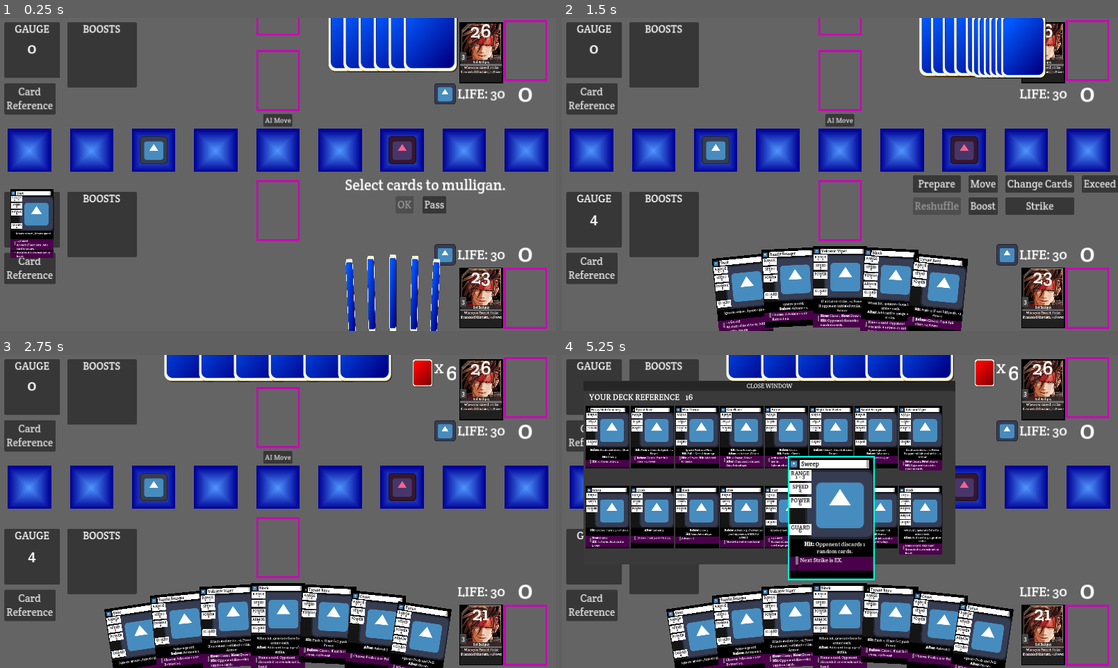
Above: before the commit, frames 1-4 (two rows, left to right).
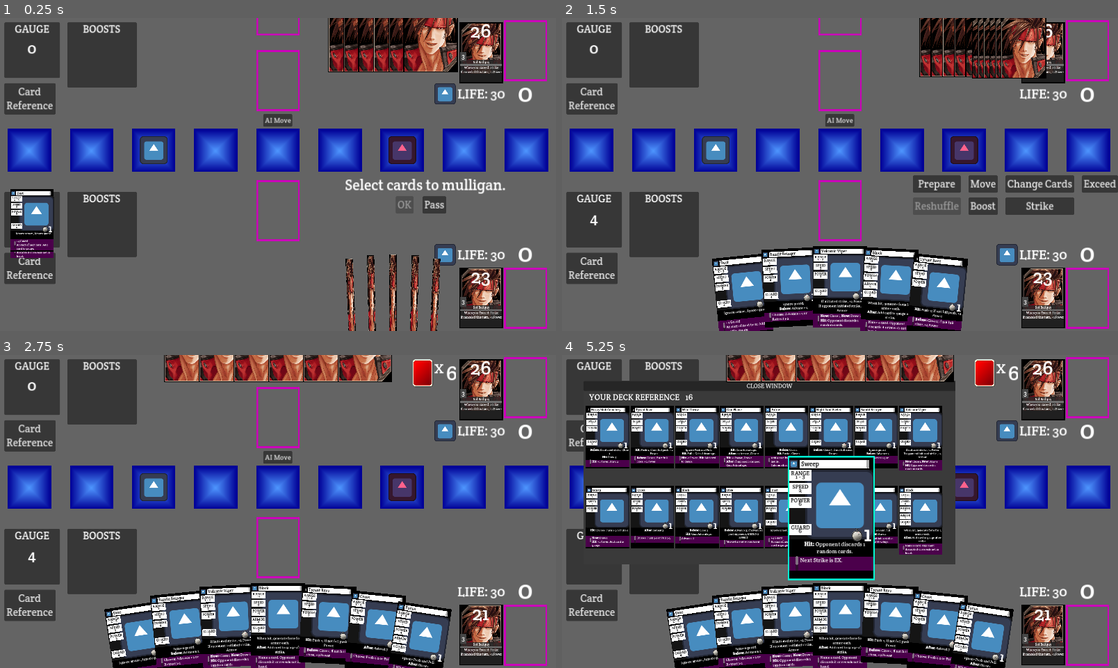
Above: after the commit, the same moments.

Repository: daniel-k-taylor/exceedgameclient
Game: Godot game, scene res://scenes/game/game.tscn
The game is run twice, just before and just after one commit, with the same random seed, the same clock (stepped at 60 frames per second) and the same inputs. The engine's default icon, where the game draws it, is replaced by a stand-in: a white triangle on a blue panel in a dark square.
Inputs (mouse positions are in pixels of both pictures, inside the frame that each line leads up to):
- Up to frame 1 (0.25 s): no input
- Up to frame 2 (1.5 s): click "AI Move" at 0.5 s; click "Pass" at 1.25 s
- Up to frame 3 (2.75 s): click "Prepare" at 2 s
- Up to frame 4 (5.25 s): click (1040, 636) at 2.77 s; click (1090, 636) at 3.52 s; click "Card Reference" at 4.25 s; click (840, 549) at 5.02 s

The runs differ from the first frame. In frame 1, 5.6% of the frame differs, in the area x 7-83%, y 0-100%; in frame 2, 4.4%; in frame 3, 3.7%; in frame 4, 3.9%.

Commit message:
Add card backs and cancel icon

Diff:
--- a/scenes/card/card_base.gd
+++ b/scenes/card/card_base.gd
@@ -10,6 +10,9 @@
 @onready var power_panel : StatPanel = $CardContainer/CardBox/AbiltiesImagePanel/StatsHBox/StatsColumn/PowerPanel
 @onready var armor_panel : StatPanel = $CardContainer/CardBox/AbiltiesImagePanel/StatsHBox/StatsColumn/ArmorPanel
 @onready var guard_panel : StatPanel = $CardContainer/CardBox/AbiltiesImagePanel/StatsHBox/StatsColumn/GuardPanel
+@onready var cancel_container = $CancelContainer
+@onready var cancel_cost_label = $CancelContainer/CancelCost
+@onready var card_back = $CardContainer/CardBack
 
 const DesiredCardSize = Vector2(125, 175)
 const ActualCardSize = Vector2(250,350)
@@ -57,6 +60,7 @@
 var focus_pos
 var focus_rot
 var focus_y_pos
+var cancel_visible_on_front
 
 var selected = false
 
@@ -74,12 +78,12 @@
 func flip_card_to_front(front):
 	if front:
 		$CardContainer/CardBack.visible = false
-		$CardContainer/Background.visible = true
 		$CardContainer/CardBox.visible = true
+		cancel_container.visible = cancel_visible_on_front
 	else:
 		$CardContainer/CardBack.visible = true
-		$CardContainer/Background.visible = false
 		$CardContainer/CardBox.visible = false
+		cancel_container.visible = false
 
 func is_front_showing():
 	return not $CardContainer/CardBack.visible
@@ -185,13 +189,14 @@
 func _process(_delta):
 	pass
 
-func initialize_card(id, card_title, _image, range_min, range_max, speed, power, armor, guard, effect_text, boost_cost, boost_text, card_cost, hand_focus_y_pos):
+func initialize_card(id, card_title, _image, card_back_image, range_min, range_max, speed, power, armor, guard, effect_text, boost_cost, boost_text, strike_cost, cancel_cost, hand_focus_y_pos):
 	card_id = id
 	$CardContainer/CardBox/TitleRow/TitlePanel/TitleNameBox/TitleName.text = card_title
 	default_scale = HandCardScale
 	resting_scale = HandCardScale
 	scale = HandCardScale
 	# TODO: Set image
+	card_back.texture = load(card_back_image)
 
 	# Set Stats
 	range_panel.set_stats("RANGE", range_min, range_max)
@@ -200,13 +205,16 @@
 	armor_panel.set_stats("ARMOR", armor, armor, true)
 	guard_panel.set_stats("GUARD", guard, guard, true)
 
+	cancel_visible_on_front = cancel_cost != -1
+	cancel_cost_label.text = str(cancel_cost)
+
 	# Set Effect and Boost
 	$CardContainer/CardBox/EffectBox/EffectText.text = "[center]%s[/center]" % effect_text
 	$CardContainer/CardBox/BoostBox/BoostDetailsBox/BoostCostIcon/BoostCost.text = "  %s" % boost_cost
 	$CardContainer/CardBox/BoostBox/BoostDetailsBox/BoostText.text = "%s" % boost_text
-	$CardContainer/CardBox/TitleRow/TitleIcon.visible = card_cost == 0
-	$CardContainer/CardBox/TitleRow/CardCost.visible = card_cost != 0
-	$CardContainer/CardBox/TitleRow/CardCost.text = "  " + str(card_cost)
+	$CardContainer/CardBox/TitleRow/TitleIcon.visible = strike_cost == 0
+	$CardContainer/CardBox/TitleRow/CardCost.visible = strike_cost != 0
+	$CardContainer/CardBox/TitleRow/CardCost.text = "  " + str(strike_cost)
 
 	focus_y_pos = hand_focus_y_pos
 
--- a/scenes/card/card_base.tscn
+++ b/scenes/card/card_base.tscn
@@ -6,6 +6,7 @@
 [ext_resource type="Texture2D" uid="uid://cpolsw2tyi4m" path="res://assets/cardbacks/cardback_blue.svg" id="4_pvdi7"]
 [ext_resource type="Texture2D" uid="uid://kwcp6d7oulcg" path="res://assets/cards/border_thin_hover.png" id="5_i47k7"]
 [ext_resource type="Texture2D" uid="uid://cy0pcorknc8op" path="res://assets/cards/border_thin_pressed.png" id="6_h5u6x"]
+[ext_resource type="Texture2D" uid="uid://c7ojn7hf8n4li" path="res://assets/icons/stopwatch.png" id="7_rrupl"]
 
 [sub_resource type="RectangleShape2D" id="RectangleShape2D_xbdvb"]
 size = Vector2(250, 350)
@@ -189,6 +190,7 @@
 visible = false
 layout_mode = 2
 texture = ExtResource("4_pvdi7")
+expand_mode = 5
 
 [node name="Focus" type="TextureButton" parent="CardContainer"]
 layout_mode = 2
@@ -200,6 +202,22 @@
 layout_mode = 2
 mouse_filter = 2
 texture = ExtResource("6_h5u6x")
+
+[node name="CancelContainer" type="Node2D" parent="."]
+
+[node name="Stopwatch" type="Sprite2D" parent="CancelContainer"]
+position = Vector2(74, 52)
+scale = Vector2(0.06, 0.06)
+texture = ExtResource("7_rrupl")
+
+[node name="CancelCost" type="Label" parent="CancelContainer"]
+offset_left = 86.0
+offset_top = 6.0
+offset_right = 126.0
+offset_bottom = 93.0
+theme_override_font_sizes/font_size = 65
+text = "8"
+horizontal_alignment = 1
 
 [connection signal="button_down" from="CardContainer/Focus" to="." method="_on_focus_button_down"]
 [connection signal="button_up" from="CardContainer/Focus" to="." method="_on_focus_button_up"]
--- a/scenes/game/game.gd
+++ b/scenes/game/game.gd
@@ -123,17 +123,17 @@
 
 	finish_initialization()
 
-func spawn_deck(deck, deck_copy, deck_card_zone, copy_zone, hand_focus_y_pos):
+func spawn_deck(deck, deck_copy, deck_card_zone, copy_zone, card_back_image, hand_focus_y_pos):
 	for card in deck:
 		var logic_card : GameLogic.Card = game_logic.get_card(card.id)
-		var new_card = create_card(card.id, logic_card.definition, logic_card.image, deck_card_zone, hand_focus_y_pos)
+		var new_card = create_card(card.id, logic_card.definition, logic_card.image, card_back_image, deck_card_zone, hand_focus_y_pos)
 		new_card.position = OffScreen
 
 	var previous_def_id = ""
 	for card in deck_copy:
 		var logic_card : GameLogic.Card = game_logic.get_card(card.id)
 		if previous_def_id != logic_card.definition['id']:
-			var copy_card = create_card(card.id + ReferenceScreenIdRangeStart, logic_card.definition, logic_card.image, copy_zone, 0)
+			var copy_card = create_card(card.id + ReferenceScreenIdRangeStart, logic_card.definition, logic_card.image, card_back_image, copy_zone, 0)
 			copy_card.position = OffScreen
 			copy_card.resting_scale = CardBase.SmallCardScale
 			copy_card.scale = CardBase.SmallCardScale
@@ -142,8 +142,9 @@
 			previous_def_id = card.definition['id']
 
 func spawn_all_cards():
-	spawn_deck(game_logic.player.deck, game_logic.player.deck_copy, $AllCards/PlayerDeck, $AllCards/PlayerAllCopy, PlayerHandFocusYPos)
-	spawn_deck(game_logic.opponent.deck, game_logic.opponent.deck_copy, $AllCards/OpponentDeck, $AllCards/OpponentAllCopy, OpponentHandFocusYPos)
+	var card_back_image = "res://assets/character_images/" + game_logic.player.deck_def['character']['image']
+	spawn_deck(game_logic.player.deck, game_logic.player.deck_copy, $AllCards/PlayerDeck, $AllCards/PlayerAllCopy, card_back_image, PlayerHandFocusYPos)
+	spawn_deck(game_logic.opponent.deck, game_logic.opponent.deck_copy, $AllCards/OpponentDeck, $AllCards/OpponentAllCopy, card_back_image, OpponentHandFocusYPos)
 
 func draw_and_begin():
 	var events = game_logic.draw_starting_hands_and_begin()
@@ -225,16 +226,17 @@
 func get_card_node_name(id):
 	return "Card_" + str(id)
 
-func create_card(id, card_def, image, parent, hand_focus_y_pos) -> CardBase:
+func create_card(id, card_def, image, card_back_image, parent, hand_focus_y_pos) -> CardBase:
 	var new_card : CardBase = CardBaseScene.instantiate()
 	parent.add_child(new_card)
-	var cost = card_def['gauge_cost']
-	if cost == 0:
-		cost = card_def['force_cost']
+	var strike_cost = card_def['gauge_cost']
+	if strike_cost == 0:
+		strike_cost = card_def['force_cost']
 	new_card.initialize_card(
 		id,
 		card_def['display_name'],
 		image,
+		card_back_image,
 		card_def['range_min'],
 		card_def['range_max'],
 		card_def['speed'],
@@ -244,7 +246,8 @@
 		CardDefinitions.get_effects_text(card_def['effects']),
 		card_def['boost']['force_cost'],
 		CardDefinitions.get_boost_text(card_def['boost']['effects']),
-		cost,
+		strike_cost,
+		card_def['boost']['cancel_cost'],
 		hand_focus_y_pos
 	)
 	new_card.name = get_card_node_name(id)
Binary file added: assets/icons/stopwatch.png
Not shown: 1 places in scenes/card/card_base.tscn that only renumber resources
Not shown, changed: work.todo
